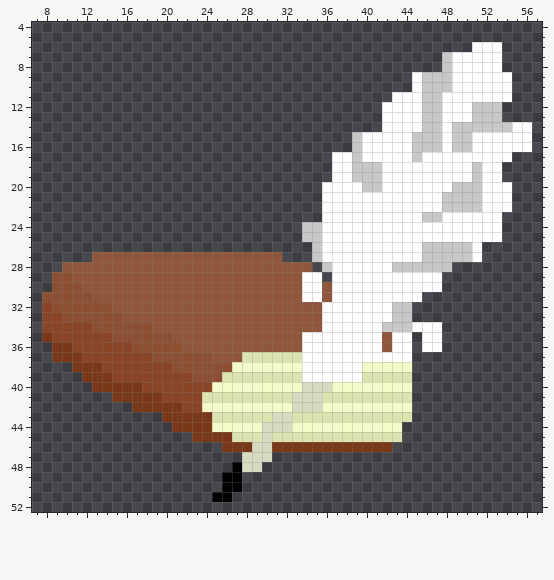
Edited in one commit: pixel-art sprite (src/Symbols/notebook.png). The picture above is the old version.
The file is 60x60 pixels. Colours within 5 levels of each other are drawn and written as one. Shown: x 7..57, y 4..52. The old version is drawn lined up with the new one.
The same view after the edit:
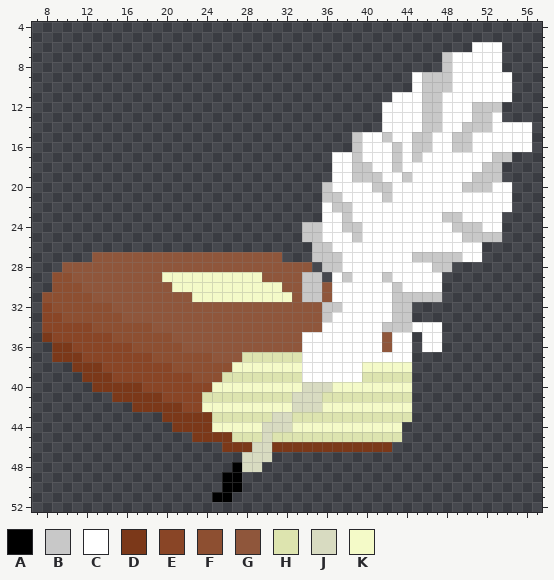
Palette (. is transparent): A #000000  B #c8c8c8  C #ffffff  D #7b3819  E #894526  F #8d4f31  G #8f563b  H #dde4af  J #d8dbc1  K #f4fac8
Changes in this commit:
whole drawing moved by +0,-5 (the old picture is shown already moved)
Colour B is added in row 31 at x 46 to 47.
Colour B replaces colour C in row 15 at x 42; in row 16 at x 43; in row 17 at x 43 and 53 to 54; in row 18 at x 43 and 52 to 53; in row 19 at x 44 and 52 to 53; in row 20 at x 36, 42 and 52.
Colour B replaces colour C in row 21 at x 36 to 37 and 42; in row 22 at x 37 to 38; in row 23 at x 38 and 48 to 49; in row 24 at x 38 to 39 and 49 to 51; in row 25 at x 39 and 50 to 53; in row 26 at x 36.
Colour B replaces colour C in row 27 at x 36 to 37 and 45; in row 28 at x 37; in row 29 at x 34 to 35, 38 and 42; in row 30 at x 34 to 35 and 43; in row 31 at x 34 to 35 and 43 to 45; in row 32 at x 36 to 37.
Colour B replaces colour C in row 33 at x 36.
Colour C replaces colour B in row 13 at x 53; in row 14 at x 49 and 53 to 54; in rows 15 to 16 at x 47; in row 18 at x 41 and 51; in row 20 at x 40 and 49; in rows 21 to 22 at x 48 to 51.
Colour C replaces colour B in row 23 at x 46 to 47; in row 26 at x 46 to 50; in row 27 at x 50; in row 28 at x 43 to 46.
Colour K replaces colour G in row 29 at x 20 to 29; in row 30 at x 21 to 31; in row 31 at x 23 to 32.
Changed places in both pictures, as pixel boxes (x1, y1, x2, y2):
changed: (162, 112, 512, 322)
